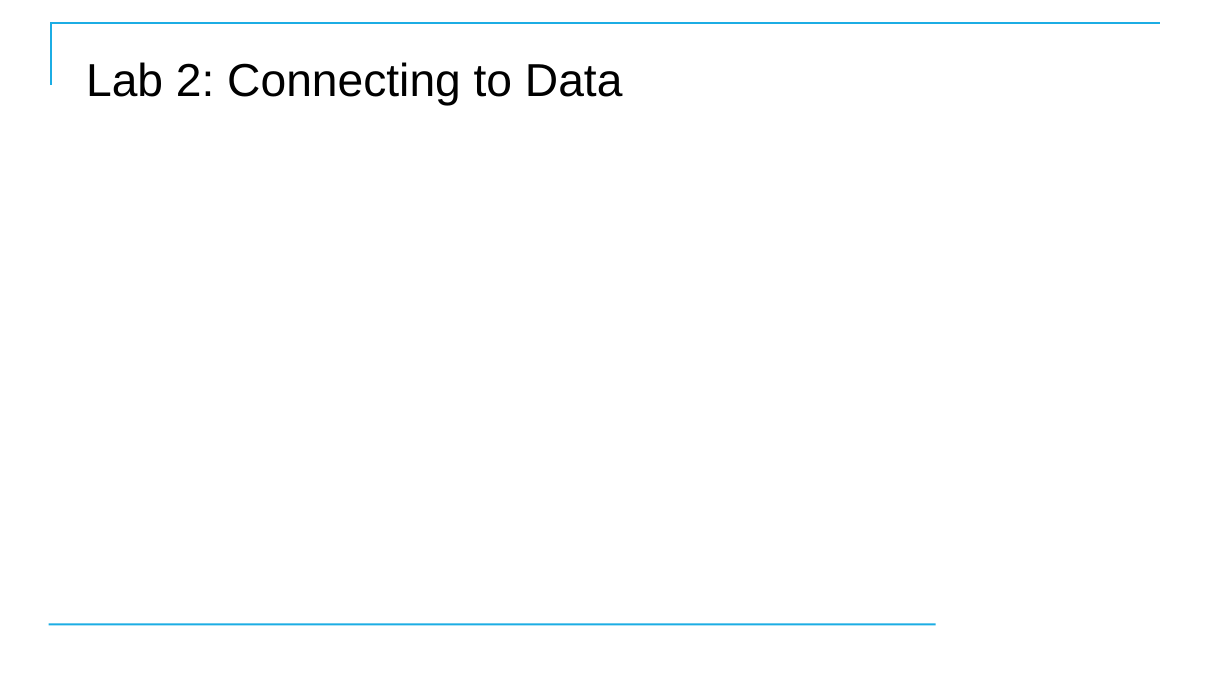
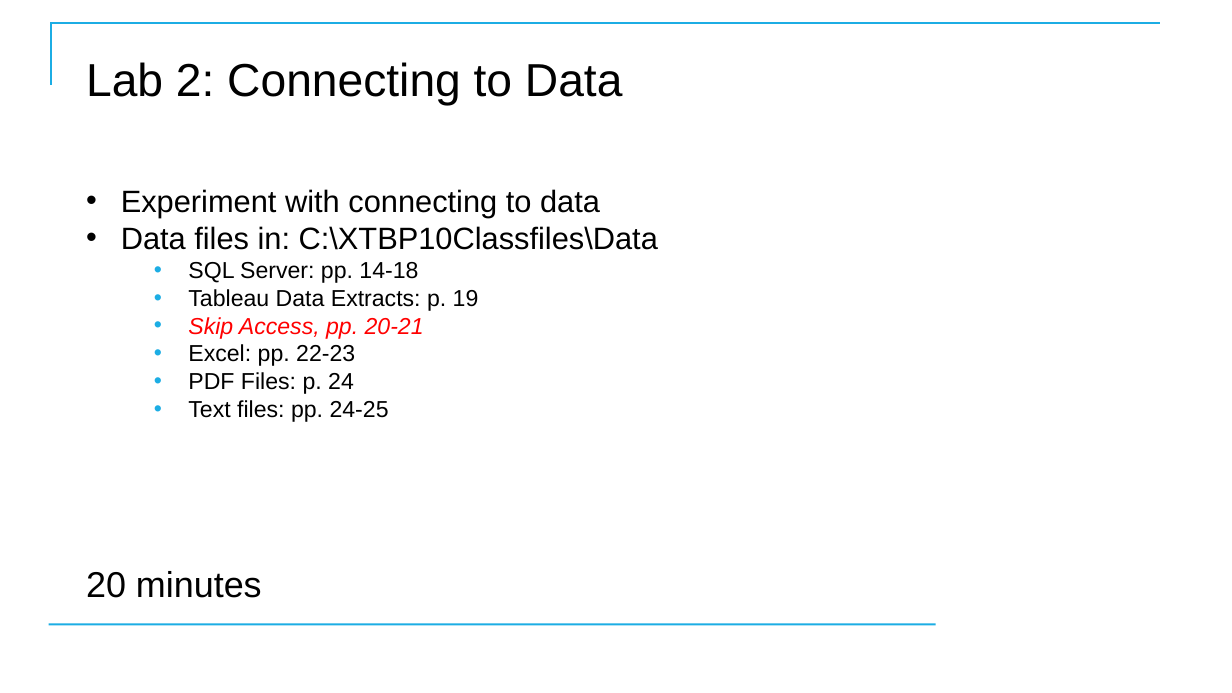
Before and after one commit to CostelloTechnicalConsulting/XTBP10---Tableau-Prep-Introduction, a slide deck: slide 40 of ppt/TableauPrepBuilderIntroV1_1.pptx. Drawn at 1232x693 pixels with LibreOffice and Linux fonts; fonts in the diff are those of the drawing; background and template pictures are left out. Boxes give left, top, right and bottom in pixels: in the first picture for what was removed or moved away, otherwise in the second. Text is boxed around its words. In the diff, an @@ line names an element or a change of style, - is before the commit and + after.

Commit message:
Added data

```diff
--- a/ppt/TableauPrepBuilderIntroV1_1.pptx
+++ b/ppt/TableauPrepBuilderIntroV1_1.pptx
@@ subtitle added at box(121, 189, 658, 422), 18 pt, text #000000 @@
+• Experiment with connecting to data
+• Data files in: C:\XTBP10Classfiles\Data
+  • SQL Server: pp. 14-18
+  • Tableau Data Extracts: p. 19
+  • Skip Access, pp. 20-21
+  • Excel: pp. 22-23
+  • PDF Files: p. 24
+  • Text files: pp. 24-25
@@ text added at box(86, 571, 262, 598), 28 pt, text #000000 @@
+20 minutes
```
Also in this commit, not shown: 25 other slides changed, 1 slide added, 1 slide removed, 18 other files.
